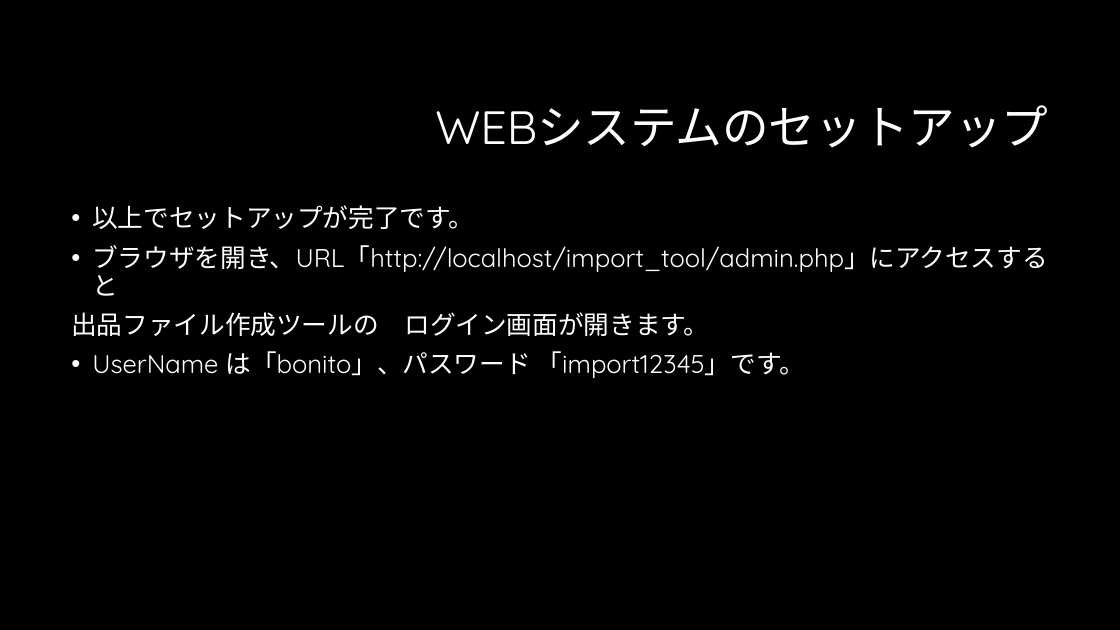
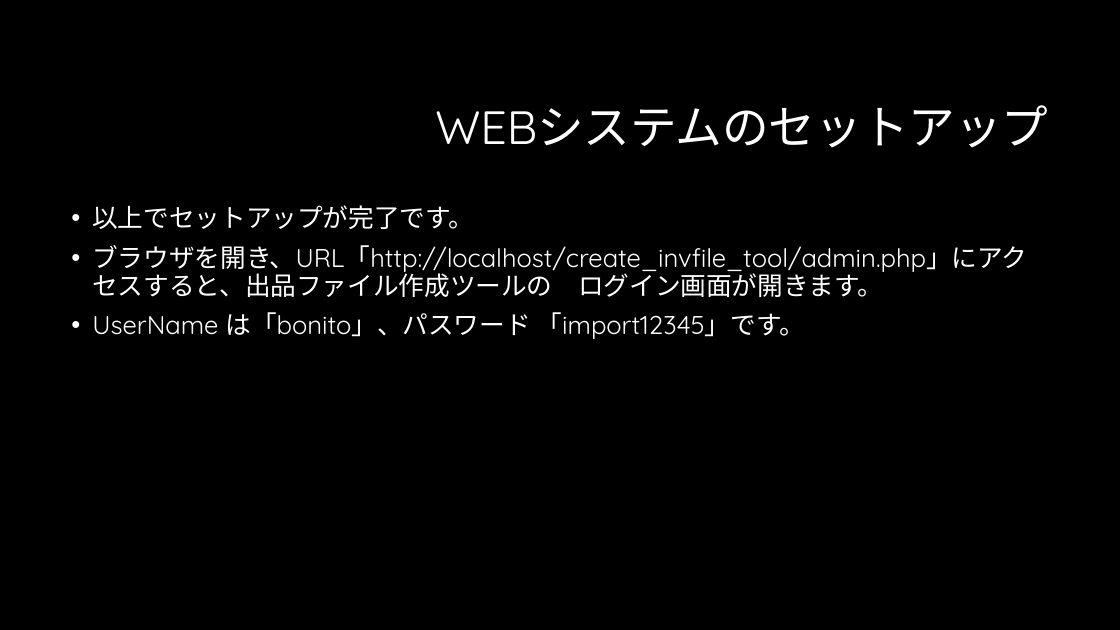
Before and after one commit to yukitakahashi08/docs, a slide deck: slide 9 of bonito/マニュアル/出品ファイル作成ツールセットアップマニュアル(Windows用).pptx. Drawn at 1120x630 pixels with LibreOffice and Linux fonts; fonts in the diff are those of the drawing; background and template pictures are left out. Boxes give left, top, right and bottom in pixels: in the first picture for what was removed or moved away, otherwise in the second. Text is boxed around its words. In the diff, an @@ line names an element or a change of style, - is before the commit and + after.

```diff
--- a/bonito/マニュアル/出品ファイル作成ツールセットアップマニュアル(Windows用).pptx
+++ b/bonito/マニュアル/出品ファイル作成ツールセットアップマニュアル(Windows用).pptx
@@ text at <box>92,245,1027,297</box>: text changed @@
-• ブラウザを開き、URL「http://localhost/import_tool/admin.php」にアクセスすると
-出品ファイル作成ツールの ログイン画面が開きます。
+• ブラウザを開き、URL「http://localhost/create_invfile_tool/admin.php」にアクセスすると、出品ファイル作成ツールの ログイン画面が開きます。
```
Also in this commit, not shown: 5 other slides changed, 10 other files.
